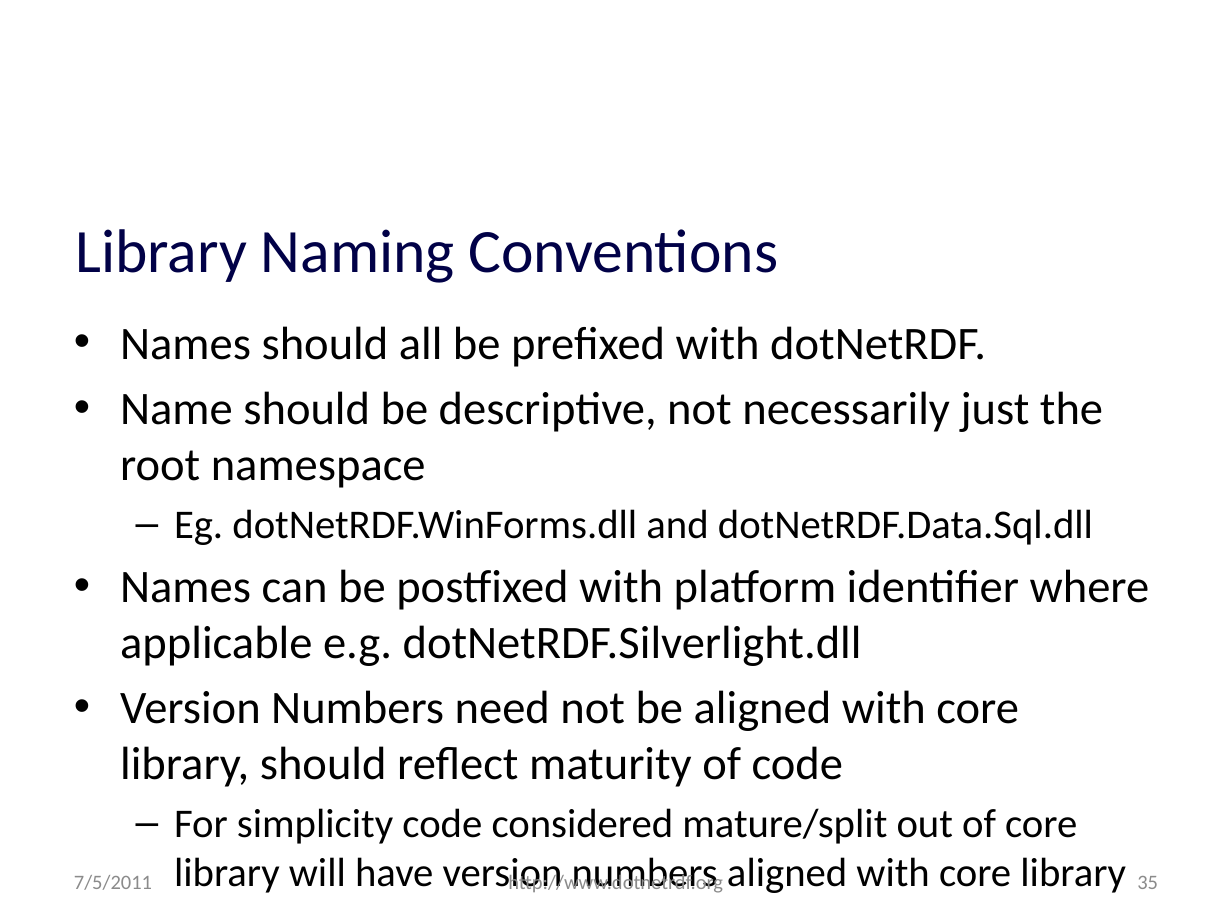
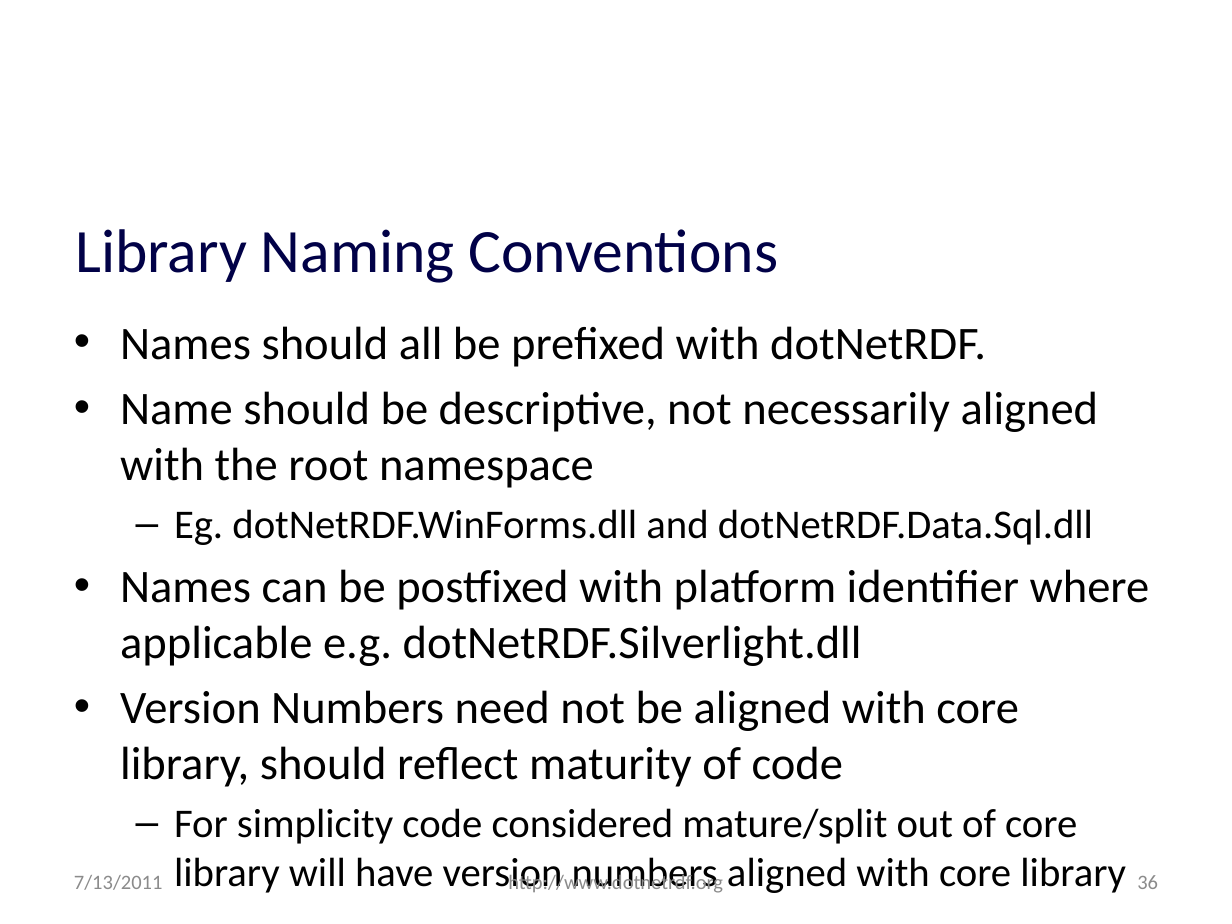
Before and after one commit to JohnGoldsmith/dotnetrdf-wiki, a slide deck: slide 36 of Slides/Roadmap.pptx (slide 35 before the commit). Drawn at 1232x924 pixels with LibreOffice and Linux fonts; fonts in the diff are those of the drawing; background and template pictures are left out. Boxes give left, top, right and bottom in pixels: in the first picture for what was removed or moved away, otherwise in the second. Text is boxed around its words. In the diff, an @@ line names an element or a change of style, - is before the commit and + after.

```diff
--- a/Slides/Roadmap.pptx
+++ b/Slides/Roadmap.pptx
@@ text at (x1=120, y1=391, x2=1099, y2=488): text changed @@
-• Name should be descriptive, not necessarily just the root namespace
+• Name should be descriptive, not necessarily aligned with the root namespace
@@ text at (x1=74, y1=875, x2=163, y2=890): text changed @@
-7/5/2011
+7/13/2011
@@ page number at (x1=1137, y1=875, x2=1158, y2=889): text changed @@
-35
+36
```
Also in this commit, not shown: 44 other slides changed, 1 slide added.
